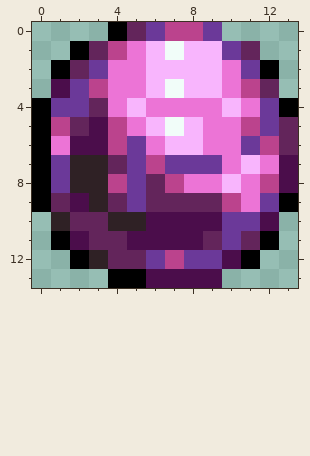
Edited in one commit: pixel-art sprite (Items/Weapons/Mage/StarringBalls.png). Above, as it was before the edit.
The file is 28x28 pixels, drawn in blocks of 2x2; one block is one cell here.
After:
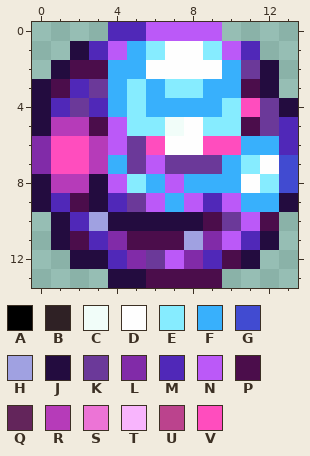
Palette (. is transparent): A #000000  B #2f2125  C #f1fdf9  D #fefefe  E #86ecff  F #38b0fc  G #414bd1  H #a0a1e1  J #230c3f  K #6b3999  L #812ba8  M #5028b8  N #bb59f8  P #4b0d4b  Q #63255b  R #b63bb9  S #ec74d6  T #f8b5fd  U #bb438d  V #ff4dbe
What changed:
Changed rows in their new state; - is an unchanged pixel.
first column x 0:
 0 ----MMNNNN----
 1 --JMNFEDDENM--
 2 -JPPFFDDDDF-J-
 3 J-MKFEFEEFFPJ-
 4 JM-MFEFFFFEV-J
 5 JRR-NEE-DEEP-M
 6 LVVRN-VDDVVFFM
 7 LVVRF-N---FEDG
 8 JRRJNEFNFFFDEG
 9 JM-JM-NFNMNFFJ
10 -JMHJJJJJ--N--
11 -J-ML---HLNMJ-
12 --JJML-NLM-J--
13 ----JJ--------
Where, in picture pixels (left, top, right, bottom), the same in both pictures:
changed: (32, 22, 298, 288)
